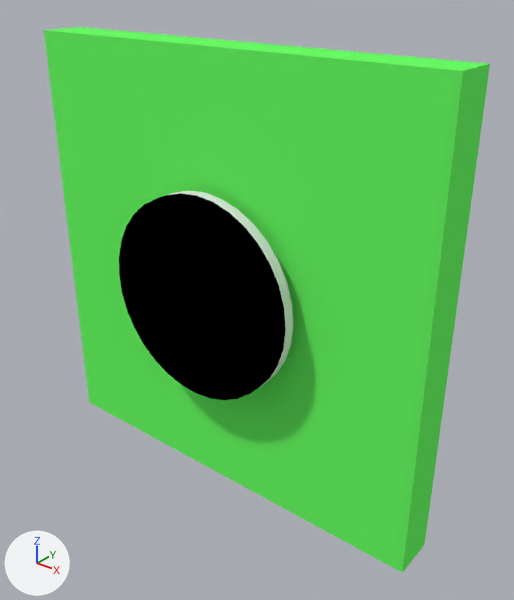
A saved change to the Blender file assets/board.blend.
Both versions are drawn from a 50 mm camera at (1.89, -1.97, 1.31) aimed at (0.24, 0.09, 0.03). Every picture has the same lights, and +X, +Y and +Z are marked at lower left.

The first picture shows 'Board', 'Piece'.
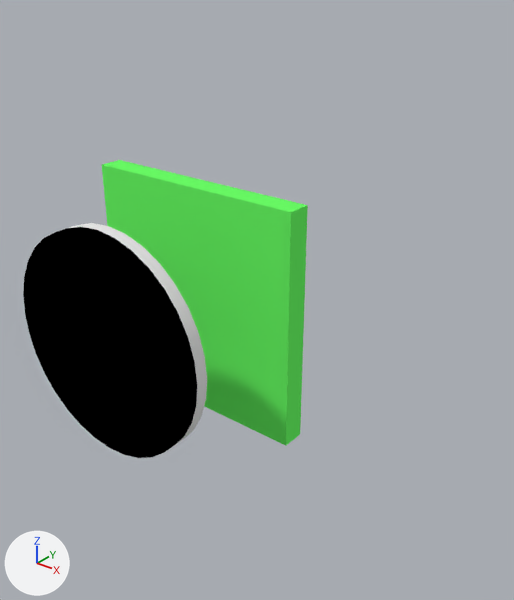
Pixel boxes (x1, y1, x2, y2) of what changed, in the pictures (514 x 600 px):
'Board', moved, rescaled (54% narrower, 48% shorter)
    before: (44, 27, 490, 573)
    after: (102, 160, 308, 446)
'Piece', moved
    before: (119, 191, 293, 400)
    after: (23, 223, 207, 458)

The change, as a diff of the scene's bpy script:
```diff
--- a/assets/board.blend.py
+++ b/assets/board.blend.py
@@ ob_board @@
 ob_board = bpy.data.objects.new('Board', me_cube_001)
-ob_board.location = (0.0, 0.2, 0.0)
+ob_board.location = (0.0, 0.0, 0.0)
 ob_board.rotation_euler = (1.571, 0.0, 0.0)  # degrees (90, 0, 0)
-ob_board.scale = (1.0, 1.0, 0.1)
+ob_board.scale = (0.5, 0.5, 0.05)
@@ ob_piece @@
 ob_piece = bpy.data.objects.new('Piece', me_cylinder)
-ob_piece.location = (0.0, 0.0, 0.0)
+ob_piece.location = (0.0, -0.5, 0.0)
 ob_piece.rotation_euler = (1.571, 0.0, 0.0)  # degrees (90, 0, 0)
```
